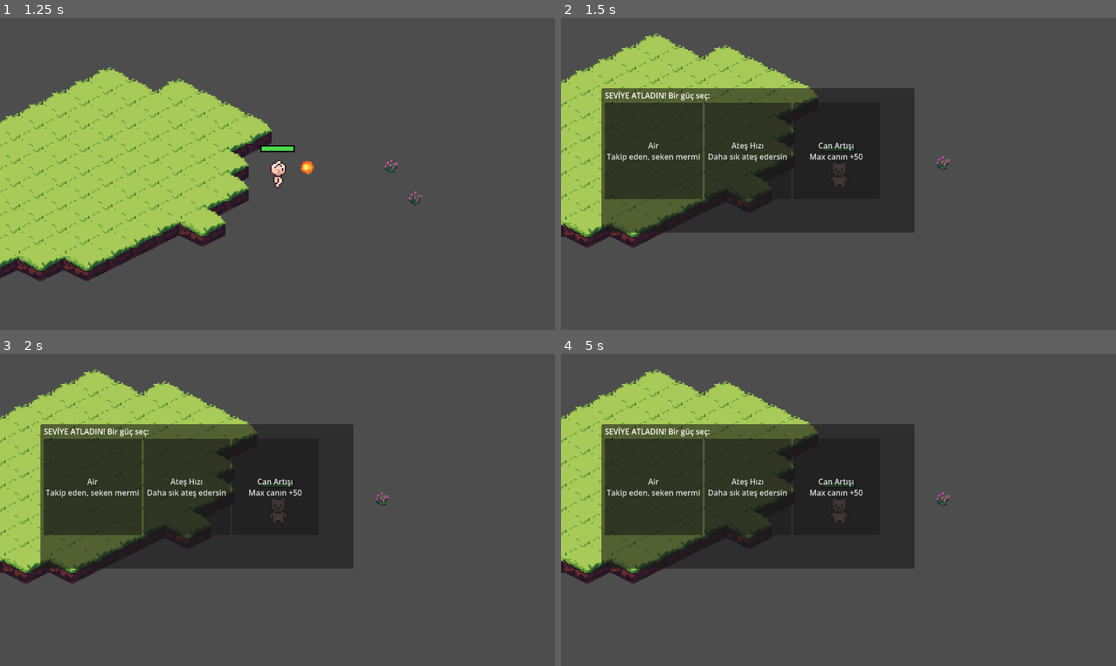
Above: before the commit, frames 1-4 (two rows, left to right).
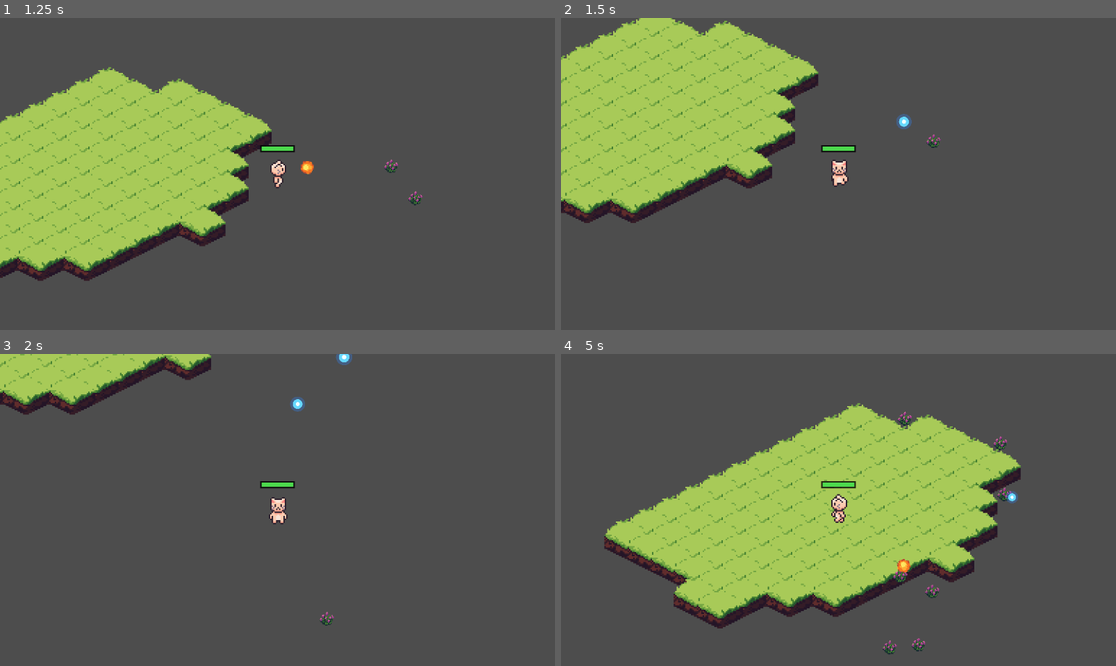
Above: after the commit, the same moments.

Repository: YSakalli/Someting-survival
Game: Godot game, scene res://nasiptevarsa/node_2d.tscn
The game is run twice, just before and just after one commit, with the same random seed, the same clock (stepped at 60 frames per second) and the same inputs.
Inputs:
- Up to frame 1 (1.25 s): hold D from 0.53 s (still down)
- Up to frame 2 (1.5 s): release D at 1.28 s; hold S from 1.28 s (still down)
- Up to frame 3 (2 s): keep holding S
- Up to frame 4 (5 s): release S at 2.03 s; hold D 2.03-2.78 s; hold W 2.78-3.53 s; hold A from 3.53 s (still down)

Frame 1 is identical in both runs. In frame 2, 31% of the frame differs, in the area x 0-71%, y 0-74%; in frame 3, 38%; in frame 4, 48%, in the area x 0-83%, y 4-97%.

Commit message:
Dusman olunce XP gem dussun, oyuncu toplasin
- Yeni XPGem sahnesi: Area2D, magnet efektiyle oyuncuya cekiliyor,
  uzerine gelince 2 XP veriyor ve queue_free oluyor
- Enemy artik olunce direkt add_xp cagirmiyor, _drop_gem ile XPGem
  instantiate edip dunyaya birakiyor
- Level scaling zaten 1.5x'di (game manager); toplama mekanigi
  eklenince dogal olarak yavaslayacak

Co-Authored-By: Claude Opus 4.7 <noreply@anthropic.com>

Diff:
--- a/Enemy.tscn
+++ b/Enemy.tscn
@@ -1,10 +1,13 @@
 [gd_scene format=3 uid="uid://bl15dv38xgrij"]
 
 [ext_resource type="Texture2D" uid="uid://bds2toye5yjk0" path="res://isometric tileset/separated images/tile_044.png" id="1_tt7e2"]
+[ext_resource type="PackedScene" uid="uid://b5xpgemc7d2k8" path="res://XPGem.tscn" id="2_gem"]
 
 [sub_resource type="GDScript" id="GDScript_tt7e2"]
 resource_name = "Enemy"
 script/source = "extends CharacterBody2D
+
+@export var gem_scene: PackedScene
 
 var hp = 20.0
 var speed = 80.0
@@ -40,10 +43,15 @@
 func take_damage(amount: float):
 	hp -= amount
 	if hp <= 0:
-		var gm = get_tree().get_first_node_in_group(\"game_manager\")
-		if gm:
-			gm.add_xp(5.0)
+		_drop_gem()
 		queue_free()
+
+func _drop_gem():
+	if gem_scene == null:
+		return
+	var gem = gem_scene.instantiate()
+	get_parent().add_child(gem)
+	gem.global_position = global_position
 
 func apply_knockback(force: Vector2):
 	knockback_velocity = force
@@ -64,6 +72,7 @@
 [node name="Enemy" type="CharacterBody2D" unique_id=256564377]
 motion_mode = 1
 script = SubResource("GDScript_tt7e2")
+gem_scene = ExtResource("2_gem")
 
 [node name="CollisionShape2D" type="CollisionShape2D" parent="." unique_id=140398501]
 shape = SubResource("CapsuleShape2D_s7bn3")
--- /dev/null
+++ b/XPGem.tscn
@@ -0,0 +1,58 @@
+[gd_scene format=3 uid="uid://b5xpgemc7d2k8"]
+
+[sub_resource type="GDScript" id="GDScript_xpgem"]
+resource_name = "XPGem"
+script/source = "extends Area2D
+
+@export var xp_value: float = 2.0
+@export var magnet_range: float = 80.0
+@export var magnet_speed: float = 280.0
+
+var player: Node2D = null
+var collected: bool = false
+var time_alive: float = 0.0
+
+func _ready():
+	add_to_group(\"xp_gems\")
+	body_entered.connect(_on_body_entered)
+	player = get_tree().get_first_node_in_group(\"player\")
+
+func _process(delta):
+	time_alive += delta
+	queue_redraw()
+	if collected:
+		return
+	if player == null or not is_instance_valid(player):
+		player = get_tree().get_first_node_in_group(\"player\")
+		return
+	var dist = global_position.distance_to(player.global_position)
+	if dist <= magnet_range:
+		var dir = (player.global_position - global_position).normalized()
+		var pull = 1.0 - dist / magnet_range
+		global_position += dir * magnet_speed * (0.3 + pull) * delta
+
+func _on_body_entered(body):
+	if collected:
+		return
+	if body.is_in_group(\"player\"):
+		collected = true
+		var gm = get_tree().get_first_node_in_group(\"game_manager\")
+		if gm:
+			gm.add_xp(xp_value)
+		queue_free()
+
+func _draw():
+	var pulse = 1.0 + sin(time_alive * 5.0) * 0.18
+	draw_circle(Vector2.ZERO, 5.0 * pulse, Color(0.2, 0.5, 0.9, 0.35))
+	draw_circle(Vector2.ZERO, 3.2 * pulse, Color(0.4, 0.85, 1.0, 1.0))
+	draw_circle(Vector2.ZERO, 1.3 * pulse, Color(0.95, 1.0, 1.0, 1.0))
+"
+
+[sub_resource type="CircleShape2D" id="CircleShape2D_xpgem"]
+radius = 5.0
+
+[node name="XPGem" type="Area2D"]
+script = SubResource("GDScript_xpgem")
+
+[node name="CollisionShape2D" type="CollisionShape2D" parent="."]
+shape = SubResource("CircleShape2D_xpgem")
